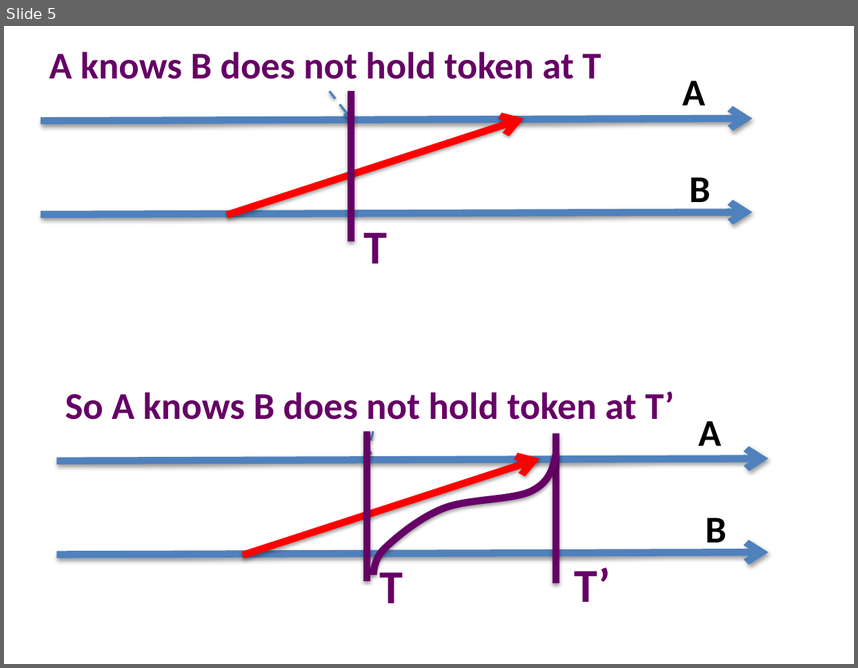
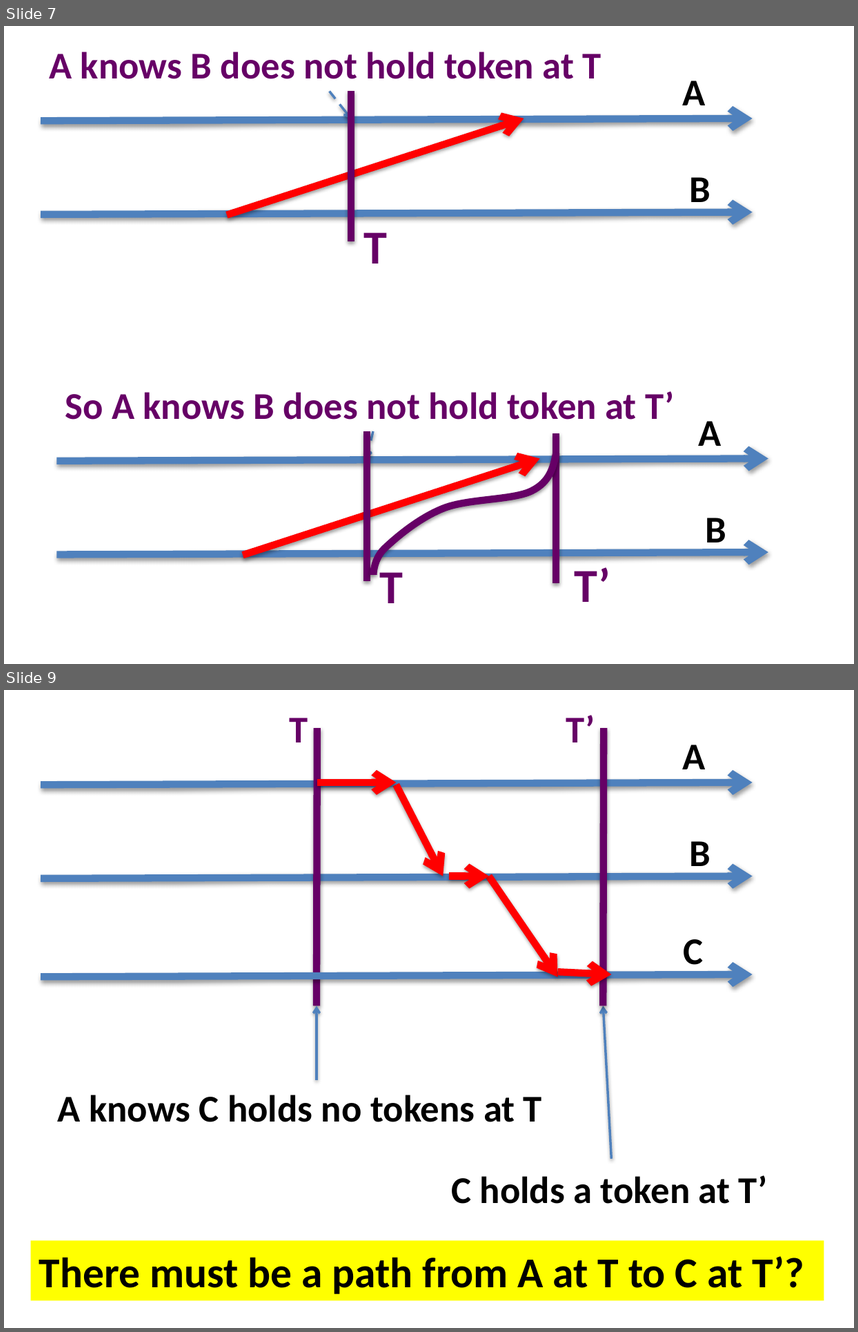
Before and after one commit to kmchandy/kmchandy.github.io, a slide deck: Knowledge/KnowledgeDiagrams.pptx. Shown one above the other, each under a label of ours: slide 5 before the commit, slides 7 and 9 after it; the slides between them are not shown. The pictures are 858x668 and 858x1332 pixels, drawn with LibreOffice and Linux fonts; fonts in the diff are those of the drawing. Boxes give left, top, right and bottom in pixels: in the first picture for what was removed or moved away, otherwise in the second. Text is boxed around its words. In the diff, an @@ line names an element or a change of style, - is before the commit and + after.

```diff
--- a/Knowledge/KnowledgeDiagrams.pptx
+++ b/Knowledge/KnowledgeDiagrams.pptx
@@ slide 9 added at [4, 690, 854, 1328], background #FFFFFF @@
@@ text added at [289, 718, 308, 742], 32 pt, text #660066, bold @@
+T
@@ line added from (317, 728) to (317, 1005), #660066 6 pt @@
@@ text added at [566, 715, 595, 742], 32 pt, text #660066, bold @@
+T’
@@ line added from (604, 728) to (604, 1005), #660066 6 pt @@
@@ text added at [682, 745, 705, 769], 32 pt, text #000000, bold @@
+A
@@ arrow added from (41, 785) to (752, 782), #4F81BD 6 pt @@
@@ arrow added from (317, 782) to (396, 782), #FF0000 6 pt @@
@@ arrow added from (396, 785) to (443, 876), #FF0000 6 pt @@
@@ text added at [689, 841, 711, 875], 32 pt, text #000000, bold @@
+B
@@ arrow added from (41, 879) to (752, 876), #4F81BD 6 pt @@
@@ arrow added from (450, 876) to (488, 876), #FF0000 6 pt @@
@@ arrow added from (488, 876) to (558, 976), #FF0000 6 pt @@
@@ text added at [683, 939, 703, 974], 32 pt, text #000000, bold @@
+C
@@ arrow added from (41, 976) to (752, 974), #4F81BD 6 pt @@
@@ arrow added from (558, 972) to (612, 974), #FF0000 6 pt @@
@@ arrow added from (317, 1080) to (317, 1005), #4F81BD 2 pt @@
@@ arrow added from (612, 1159) to (604, 1005), #4F81BD 2 pt @@
@@ text added at [58, 1094, 542, 1122], 32 pt, text #000000, bold @@
+A knows C holds no tokens at T
@@ text added at [451, 1175, 768, 1203], 32 pt, text #000000, bold @@
+C holds a token at T’
@@ rectangle added at [30, 1240, 824, 1301], fill #FFFF00, 36 pt, text #000000, bold @@
+There must be a path from A at T to C at T’?
@@ what was slide 5 is now slide 7 @@
```
Also in this commit, not shown: 4 other slides added, 15 other files.
